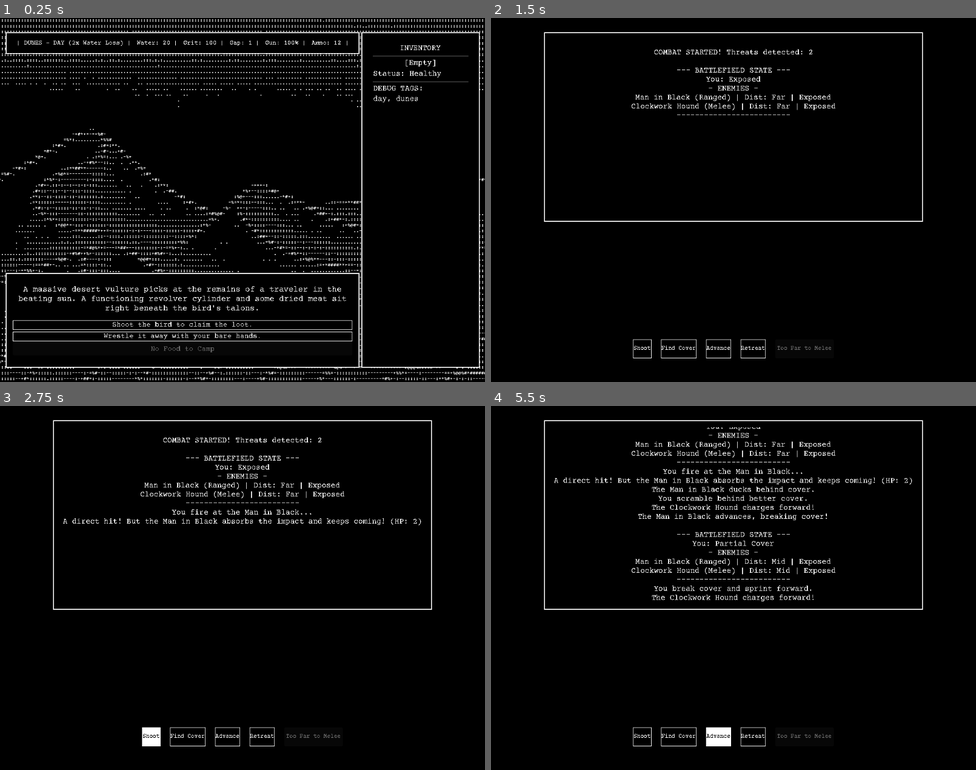
Above: before the commit, frames 1-4 (two rows, left to right).
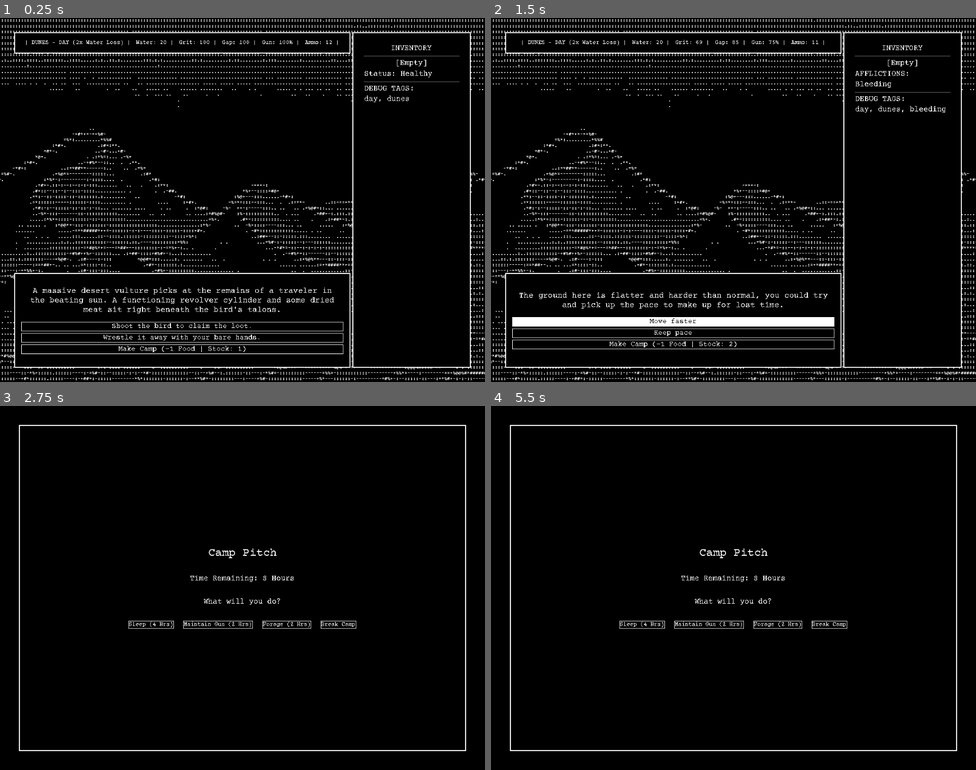
Above: after the commit, the same moments.

Repository: JoelSpicer/Across-The-Desert
Game: Godot game, scene res://Scene/MainGame.tscn
Same seed, same stepped clock (60 frames per second), same inputs: the game is played once before the commit and once after it.
Inputs (mouse positions are in pixels of both pictures, inside the frame that each line leads up to):
- Up to frame 1 (0.25 s): no input
- Up to frame 2 (1.5 s): click "Shoot the bird to claim the l…" at 0.5 s; click "Push through the storm." at 1.25 s
- Up to frame 3 (2.75 s): click (150, 737) at 2 s, where only the run before the commit has a clickable "Shoot"
- Up to frame 4 (5.5 s): click (675, 708) at 2.75 s, where only the run after the commit has a clickable "Move faster"; click (680, 737) at 3.5 s, where only the run before the commit has a clickable "Find Cover"; click (675, 722) at 4.25 s, where only the run after the commit has a clickable "Keep pace"; click (718, 737) at 5 s, where only the run before the commit has a clickable "Advance"

The runs differ from the first frame. In frame 1, 6.3% of the frame differs, in the area x 1-99%, y 3-97%; in frame 2, 12%, in the area x 0-100%, y 0-100%; in frame 3, 4.5%; in frame 4, 6.1%.

Commit message:
backgrounds

Diff:
--- a/Scene/MainGame.tscn
+++ b/Scene/MainGame.tscn
@@ -102,36 +102,36 @@
 [node name="TimeLabel" type="Label" parent="MarginContainer/HBoxContainer/LeftColumn/TopPanel/TopHUD" unique_id=1728144719]
 unique_name_in_owner = true
 layout_mode = 2
-theme_override_font_sizes/font_size = 13
+theme_override_font_sizes/font_size = 12
 
 [node name="WaterLabel" type="Label" parent="MarginContainer/HBoxContainer/LeftColumn/TopPanel/TopHUD" unique_id=1776648745]
 unique_name_in_owner = true
 layout_mode = 2
-theme_override_font_sizes/font_size = 13
+theme_override_font_sizes/font_size = 12
 text = "waterlabel"
 
 [node name="GritLabel" type="Label" parent="MarginContainer/HBoxContainer/LeftColumn/TopPanel/TopHUD" unique_id=1502203360]
 unique_name_in_owner = true
 layout_mode = 2
-theme_override_font_sizes/font_size = 13
+theme_override_font_sizes/font_size = 12
 text = "gritlabel"
 
 [node name="GapLabel" type="Label" parent="MarginContainer/HBoxContainer/LeftColumn/TopPanel/TopHUD" unique_id=827566808]
 unique_name_in_owner = true
 layout_mode = 2
-theme_override_font_sizes/font_size = 13
+theme_override_font_sizes/font_size = 12
 text = "gaplabel"
 
 [node name="GunConditionLabel" type="Label" parent="MarginContainer/HBoxContainer/LeftColumn/TopPanel/TopHUD" unique_id=1373359530]
 unique_name_in_owner = true
 layout_mode = 2
-theme_override_font_sizes/font_size = 13
+theme_override_font_sizes/font_size = 12
 text = "GunConditionLabel"
 
 [node name="AmmoLabel" type="Label" parent="MarginContainer/HBoxContainer/LeftColumn/TopPanel/TopHUD" unique_id=802202215]
 unique_name_in_owner = true
 layout_mode = 2
-theme_override_font_sizes/font_size = 13
+theme_override_font_sizes/font_size = 12
 text = "AmmoLabel"
 
 [node name="ArtSpacer" type="Control" parent="MarginContainer/HBoxContainer/LeftColumn" unique_id=817952317]
--- a/Scripts/AsciiBackground.gd
+++ b/Scripts/AsciiBackground.gd
@@ -40,8 +40,8 @@
 
 	# Construct the base file path using Godot 4's string formatting
 	# Example: "res://Resource/Art/biome_dunes"
-	#var base_path = "res://Resource/Art/biome_" + biome_name.to_lower()
-	var base_path = "res://Resource/Art/biome_dunes"
+	var base_path = "res://Resource/Art/biome_" + biome_name.to_lower()
+	#var base_path = "res://Resource/Art/biome_ruins"
 
 	var path_1 = base_path + "_1.txt"
 	var path_2 = base_path + "_2.txt"
--- a/Scripts/GameState.gd
+++ b/Scripts/GameState.gd
@@ -1,13 +1,13 @@
 extends Node
 
 # The Six Chambers
-var gap_distance: int = 1
+var gap_distance: int = 100
 var max_grit: int = 100
 var current_grit: int = 100
 var water: int = 20
 var ammo: int = 12
 var gun_condition: int = 100
-var food: int = 0
+var food: int = 1
 
 # State Flags
 var loop_count: int = 0
@@ -288,22 +288,60 @@
 			current_afflictions.erase("bleeding")
 			current_afflictions.erase("injured")
 			modify_grit(10)
+
 		"Oil":
 			# Instantly repairs weapon condition on the road
 			modify_gun_condition(30)
 			current_afflictions.erase("dirty")
-		"Water":
-			# Emergency hydration burst
-			modify_water(20)
+
+		"Canteen":
+			# Emergency hydration burst (Replaces the old 'Water' item)
+			modify_water(25)
+
 		"Scrap":
 			# Risky improvised repair on the road
 			modify_gun_condition(15)
 			# 50% chance to make the gun dirty due to poor materials
 			if randi() % 100 < 50 and not current_afflictions.has("dirty"):
 				current_afflictions.append("dirty")
+
 		"Map":
 			# Gives you a tactical shortcut, reducing the distance to the target
 			modify_gap(-10)
 
+		# --- NEW SCAVENGED ITEMS ---
+
+		"Stamina":
+			# A massive, pure energy boost. Cures exhaustion immediately.
+			modify_grit(35)
+			current_afflictions.erase("exhausted")
+
+		"Salts":
+			# A harsh shock to the system: wakes you up, but dehydrates you slightly.
+			modify_grit(15)
+			modify_water(-5)
+			current_afflictions.erase("dazed")
+
+		"SnakeOil":
+			# A true desert gamble. 50% chance to be a miracle cure, 50% chance to poison you.
+			if randi() % 100 < 50:
+				modify_grit(20)
+				current_afflictions.erase("sick")
+			else:
+				modify_grit(-15)
+				if not current_afflictions.has("sick"):
+					current_afflictions.append("sick")
+
+		"Creatine":
+			# Excellent for maintaining your resistance training program and arm development
+			# even out in the wastes. Costs water to mix, but grants a physical buff for brawling!
+			modify_water(-10)
+			modify_grit(10)
+			if not current_afflictions.has("pumped"):
+				current_afflictions.append("pumped")
+
 	# 4. Trigger the global UI refresh so the button disappears and stats update
 	stats_changed.emit()
+
+	# 5. Failsafe: Check if a negative consumable effect (like Snake Oil) just killed the player
+	_check_death_states()
Not shown, added: Resource/Art/biome_canyons_1.txt
Not shown, added: Resource/Art/biome_canyons_2.txt
Not shown, added: Resource/Art/biome_flats_1.txt
Not shown, added: Resource/Art/biome_flats_2.txt
Not shown, added: Resource/Art/biome_ruins_1.txt
Not shown, added: Resource/Art/biome_ruins_2.txt
Not shown, added: Resource/Art/biome_scrubland_1.txt
Not shown, added: Resource/Art/biome_scrubland_2.txt
